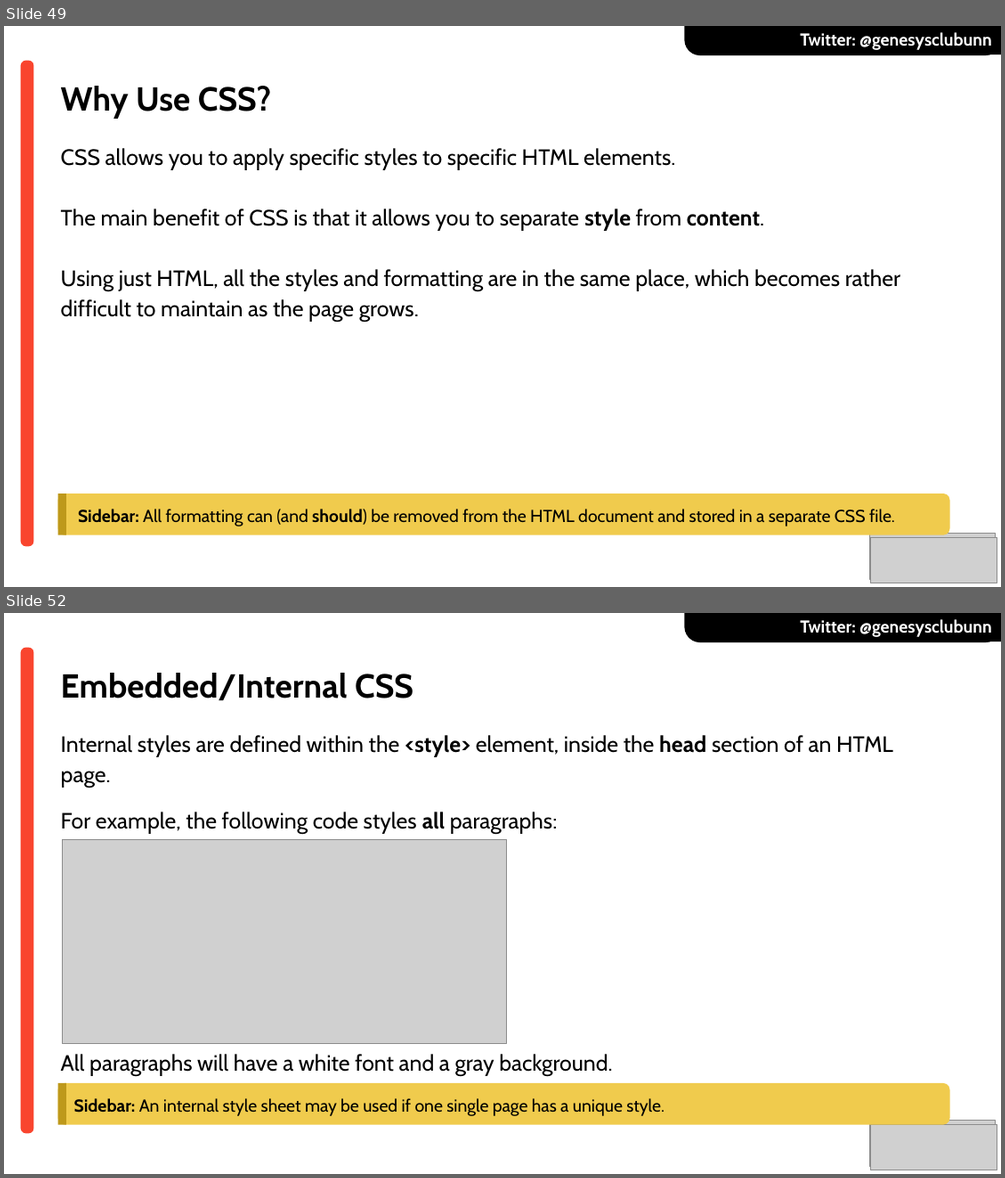
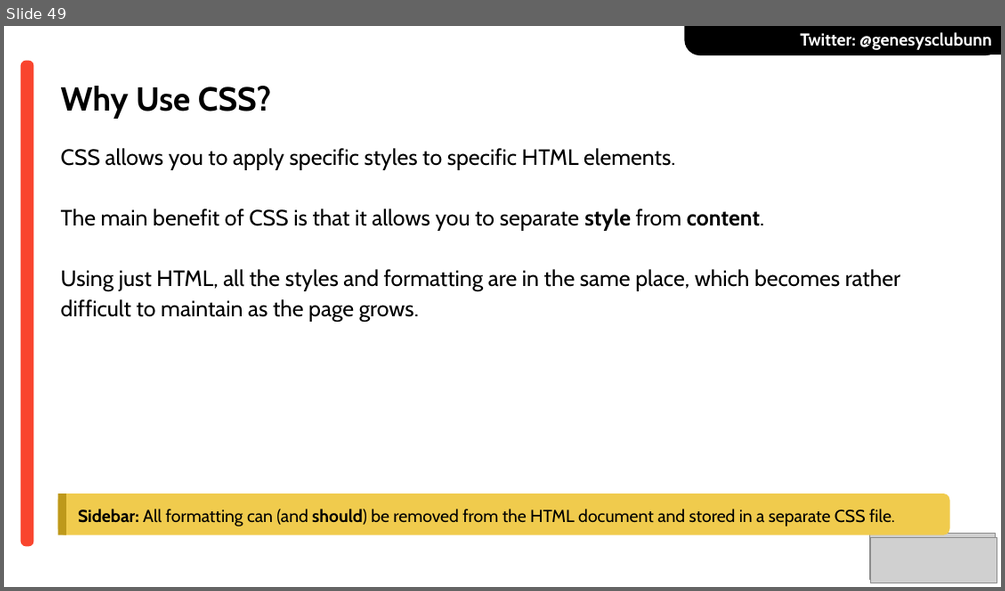
Before and after one commit to power-f-GOD/genesyscampusclub-unn, a slide deck: slides/Web101_Intro-HTML5-CSS3---19-10-2019.pptx. Shown one above the other, each under a label of ours: slides 49 and 52 before the commit, slide 49 after it; the slides between them are not shown. The pictures are 1005x1178 and 1005x591 pixels, drawn with LibreOffice and Linux fonts; fonts in the diff are those of the drawing; grey boxes stand for pictures; background and template pictures are left out. Boxes give left, top, right and bottom in pixels: in the first picture for what was removed or moved away, otherwise in the second. Text is boxed around its words. In the diff, an @@ line names an element or a change of style, - is before the commit and + after.

```diff
--- a/slides/Web101_Intro-HTML5-CSS3---19-10-2019.pptx
+++ b/slides/Web101_Intro-HTML5-CSS3---19-10-2019.pptx
@@ slide 52 removed at (x1=4, y1=613, x2=1001, y2=1174), background picture (left out) @@
@@ round same rect removed at (x1=684, y1=613, x2=1001, y2=642) @@
@@ text removed at (x1=800, y1=619, x2=992, y2=637) @@
-Twitter: @genesysclubunn
@@ round same rect removed at (x1=856, y1=613, x2=1001, y2=641) @@
@@ rounded rectangle removed at (x1=20, y1=648, x2=33, y2=1134) @@
@@ text removed at (x1=61, y1=673, x2=413, y2=701) @@
-Embedded/Internal CSS
@@ text removed at (x1=61, y1=735, x2=893, y2=1076) @@
-Internal styles are defined within the <style> element, inside the head section of an HTML page.
-For example, the following code styles all paragraphs:
-All paragraphs will have a white font and a gray background.
@@ picture removed at (x1=63, y1=839, x2=507, y2=1043) @@
@@ rounded rectangle removed at (x1=57, y1=1083, x2=949, y2=1125) @@
-Sidebar: An internal style sheet may be used if one single page has a unique style.
@@ rectangle removed at (x1=57, y1=1083, x2=66, y2=1125) @@
@@ picture removed at (x1=869, y1=1120, x2=995, y2=1166) @@
@@ picture removed at (x1=870, y1=1124, x2=996, y2=1170) @@
```
Also in this commit, not shown: 38 other slides removed, 1 other file.
